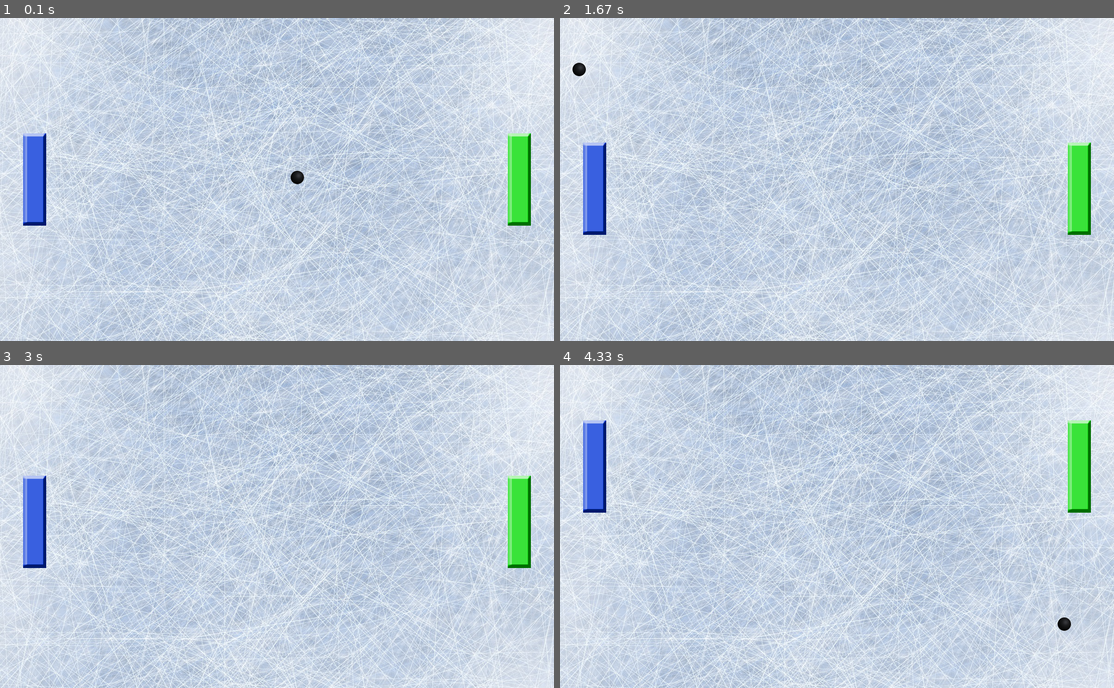
Above: before the commit, frames 1-4 (two rows, left to right).
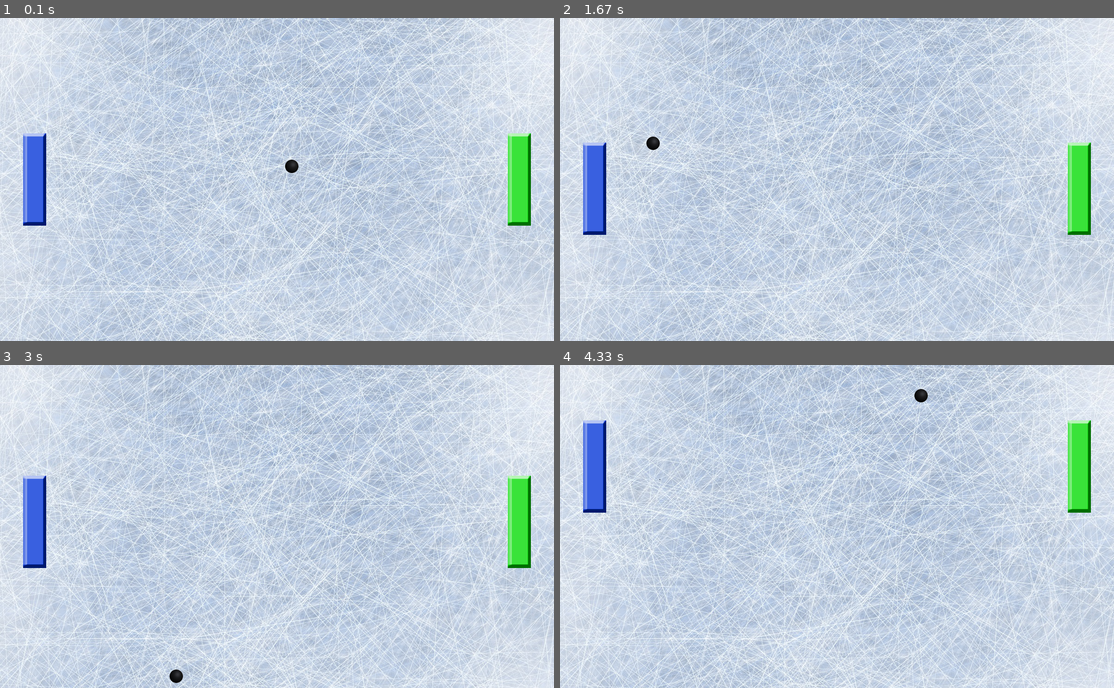
Above: after the commit, the same moments.

Repository: MxRyDev/Pong_multiplayer_online
Game: pygame game, started from Pong_Local/MAIN.py
Two runs of this game, one before a commit and one after it. Both use one fixed random seed, a clock stepped at 60 frames per second and the inputs below.
Inputs:
- Up to frame 1 (0.1 s): no input
- Up to frame 2 (1.67 s): hold F2 0.33-0.8 s; hold Up 0.33-0.8 s; hold Up 0.83-1.3 s; hold W 0.83-1.3 s; hold Down 1.33-1.63 s; hold S 1.33-1.63 s
- Up to frame 3 (3 s): hold Up 1.67-2.03 s; hold W 1.67-2.03 s; hold Down 2.07-2.43 s; hold S 2.07-2.43 s; hold Up 2.47-2.77 s; hold W 2.47-2.77 s; hold Down from 2.8 s (still down); hold S from 2.8 s (still down)
- Up to frame 4 (4.33 s): release Down at 3.1 s; release S at 3.1 s; hold Up 3.13-3.5 s; hold W 3.13-3.5 s; hold Down 3.53-3.9 s; hold S 3.53-3.9 s; hold Up 3.93-4.23 s; hold W 3.93-4.23 s; hold Down from 4.27 s (still down); hold S from 4.27 s (still down)

The runs differ from the first frame. In frame 1, 0.2% of the frame differs, in the area x 51-55%, y 43-52%; in frame 2, 0.2%; in frame 3, less than 0.1%; in frame 4, 0.2%, in the area x 63-93%, y 7-83%.

Commit message:
Still working on hit detection.
Started to work with spin.  Right paddle is messed up.
Left paddle seems alright...

Diff:
--- a/Pong_Local/MAIN.py
+++ b/Pong_Local/MAIN.py
@@ -10,6 +10,7 @@
 import pygame
 from pygame.locals import *
 import random, sys
+
 
 # Import custom libraries:
 from constants import *
@@ -27,8 +28,10 @@
 
 # --- create game objects ---
 player_1 = Player(SCREEN_WIDTH - (50+PLAYER_WIDTH), player2_image)
+p_list.append(player_1)
 player_2 = Player(50, player1_image)
-puck = Puck()
+p_list.append(player_2)
+puck = Puck(p_list)
 
 # ---create event exe's---
 
--- a/Pong_Local/constants.py
+++ b/Pong_Local/constants.py
@@ -15,6 +15,7 @@
 # lists:
 all_sprites_list = pygame.sprite.Group()
 player_list      = pygame.sprite.Group()
+p_list = [] # list for custom hit detection
 puck_list        = pygame.sprite.Group()
 
 # colors:
@@ -41,7 +42,9 @@
 
 PUCK_HEIGHT = 30
 PUCK_WIDTH = 30
-PUCK_SPEED = 7
+PUCK_SPEED = 5
+SPIN_SPEED = 3
+DRAG_SPEED = 6
 
 
 
--- a/Pong_Local/puck_class.py
+++ b/Pong_Local/puck_class.py
@@ -17,11 +17,16 @@
 
 # PUCK CLASS
 class Puck(pygame.sprite.Sprite):
-    def __init__(self):
+
+
+    def __init__(self, list):
+
+        self.p_list = list
+        self.passed = False
         # init position variables
         self.choices = [PUCK_SPEED, -1*PUCK_SPEED]
         self.change_x = choice(self.choices)
-        self.change_y = randint(-1*PUCK_SPEED, PUCK_SPEED)
+        self.change_y = choice(self.choices)
         # inherited class init
         pygame.sprite.Sprite.__init__(self)
 
@@ -35,10 +40,28 @@
         all_sprites_list.add(self)
         puck_list.add(self)
 
+    def reset(self):
+        self.rect.x = (SCREEN_WIDTH/2 - PUCK_WIDTH/2)
+        self.rect.y = (SCREEN_HEIGHT/2 - PUCK_HEIGHT/2)
+        self.change_x = choice(self.choices)
+        self.change_y = randint(-1*PUCK_SPEED, PUCK_SPEED)
+        print('reset')
+
+    def reverse_x(self, buff = 0):
+        self.change_x *= -1
+        self.rect.x += buff
+        self.passed = False
+
+    def reverse_y(self, buff = 0):
+        self.change_y *= -1
+        self.rect.y += buff
+        self.passed = False
+
     # Define movement methods:
     def changespeed(self, x, y):
         self.change_x += x
         self.change_y += y
+
 
     def move(self):
 
@@ -57,8 +80,57 @@
         if self.rect.x <-600 or self.rect.x>(SCREEN_WIDTH+600):
             self.reset()
 
-    def reset(self):
-        self.rect.x = (SCREEN_WIDTH/2 - PUCK_WIDTH/2)
-        self.rect.y = (SCREEN_HEIGHT/2 - PUCK_HEIGHT/2)
-        self.change_x = choice(self.choices)
-        self.change_y = randint(-1*PUCK_SPEED, PUCK_SPEED)
+
+        # Collision check:
+        puck_hit_player = pygame.sprite.spritecollide(self, player_list, False)
+
+        if puck_hit_player:
+            # check
+            for player in puck_hit_player:
+                if self.passed:
+                    self.reverse_y()
+
+                else:
+                    if player.rect.x > SCREEN_WIDTH/2:
+                        pad = player.rect.left - self.rect.right
+                    else:
+                        pad = player.rect.right - self.rect.left
+                    self.reverse_x(pad)
+                    print(pad)
+
+                # add spin:
+                if player.change_y > 0:
+                    if self.change_y > 0:
+                        self.change_y += SPIN_SPEED
+                        self.change_x += SPIN_SPEED/2
+                    elif self.change_y < 0:
+                        self.change_y -= DRAG_SPEED
+                        self.change_y -= DRAG_SPEED/2
+                if player.change_y < 0:
+                    if self.change_y < 0:
+                        self.change_y -= SPIN_SPEED
+                        self.change_x -= SPIN_SPEED/2
+                    elif self.change_y > 0:
+                        self.change_y += DRAG_SPEED
+                        self.change_y += DRAG_SPEED/2
+
+                if self.change_y < PUCK_SPEED:
+                    self.change_y = PUCK_SPEED
+                if self.change_x < PUCK_SPEED:
+                    self.change_x = PUCK_SPEED
+
+
+        # check to see if puck will
+        # bounce of top/bottom of player
+        # only runs if no collides
+        else:
+            # if puck is going right:
+            if self.change_x > 0:
+                # see if passed right player:
+                if self.rect.right >= p_list[0].rect.left:
+                    self.passed = True
+            # same if puck is going left:
+            elif self.change_x < 0:
+                if self.rect.left <= p_list[1].rect.right:
+                    self.passed = True
+            else: self.passed = False
